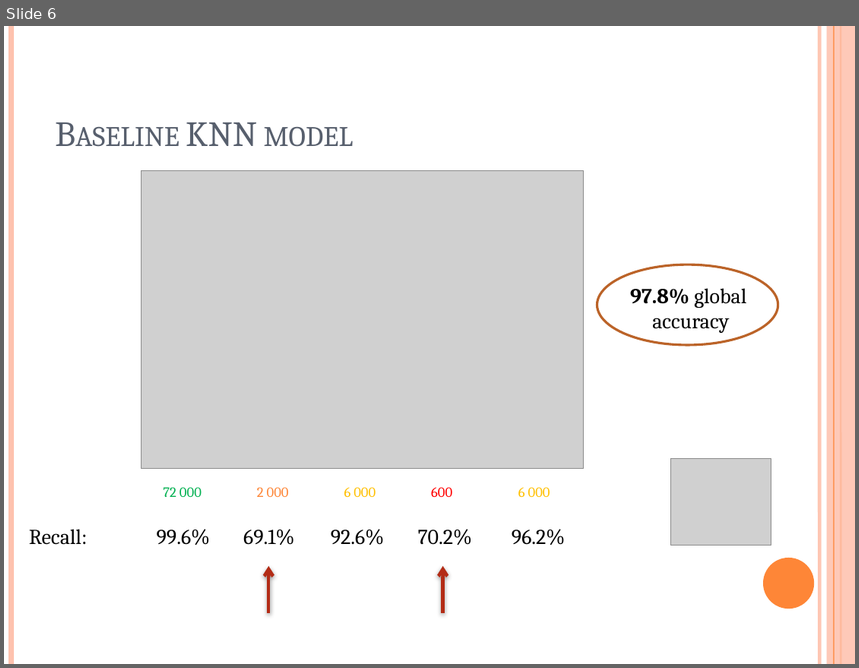
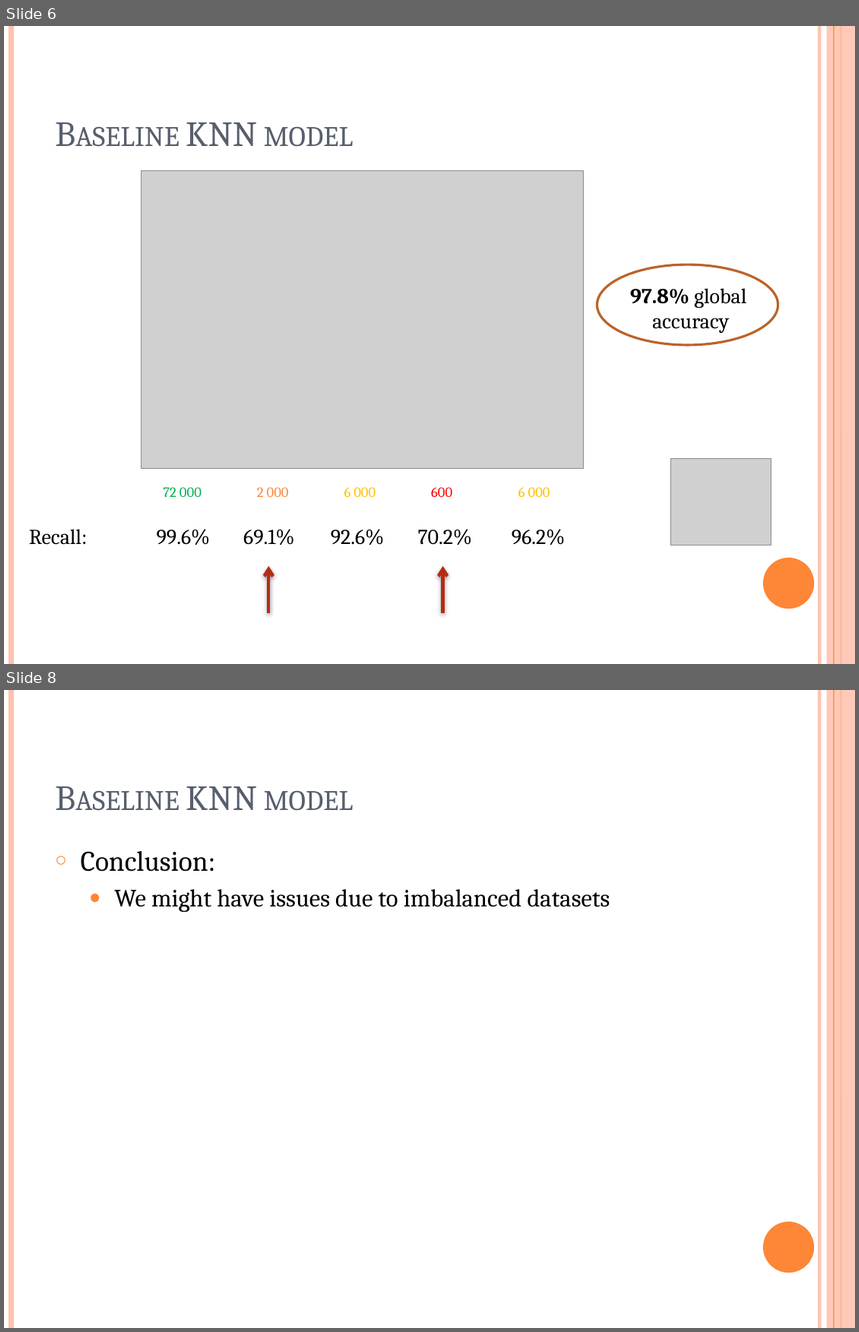
Before and after one commit to EmilieTrouillard/AdvCDA_case1, a slide deck: ECG_presentation3.pptx. Shown one above the other, each under a label of ours: slide 6 before the commit, slides 6 and 8 after it; the slides between them are not shown. The pictures are 859x668 and 859x1332 pixels, drawn with LibreOffice and Linux fonts; fonts in the diff are those of the drawing; grey boxes stand for pictures. Boxes give left, top, right and bottom in pixels: in the first picture for what was removed or moved away, otherwise in the second. Text is boxed around its words. In the diff, an @@ line names an element or a change of style, - is before the commit and + after.

```diff
--- a/ECG_presentation3.pptx
+++ b/ECG_presentation3.pptx
@@ slide 8 added at <box>4,690,855,1328</box>, background #FFFFFF; not listed: 6 template elements that a slide beside it also shows @@
@@ title added at <box>186,787,354,811</box>, 30 pt, text #575F6D, small capitals @@
+Baseline KNN model
@@ text added at <box>81,851,610,912</box>, 21 pt, text #000000 @@
+○ Conclusion:
+  ● We might have issues due to imbalanced datasets
```
Also in this commit, not shown: 1 slide changed, 3 other slides added, 1 slide removed, 3 other files.
